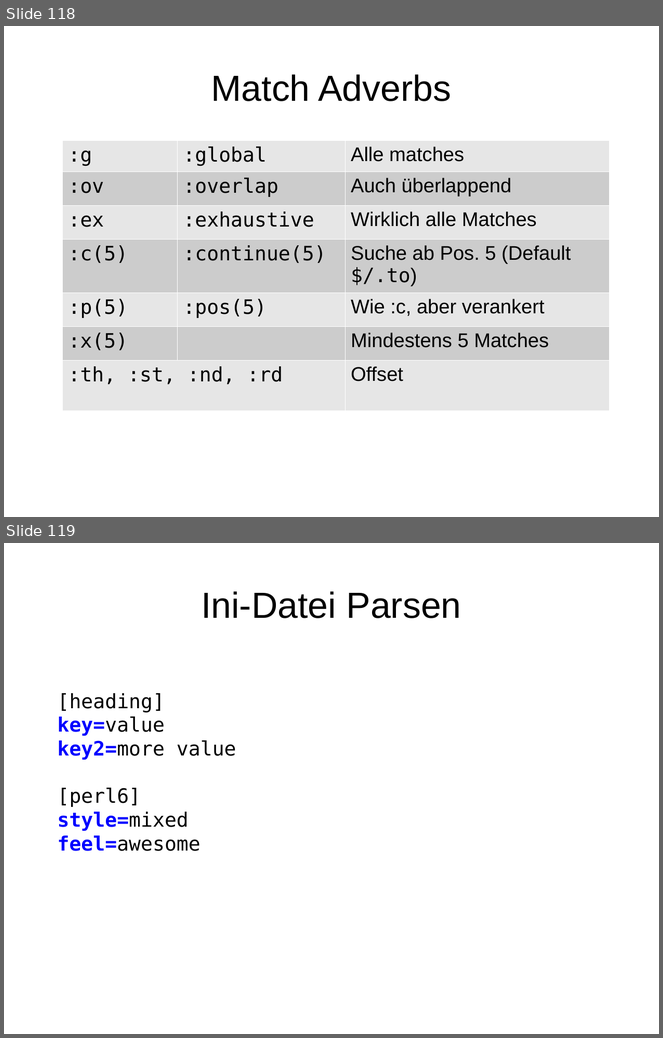
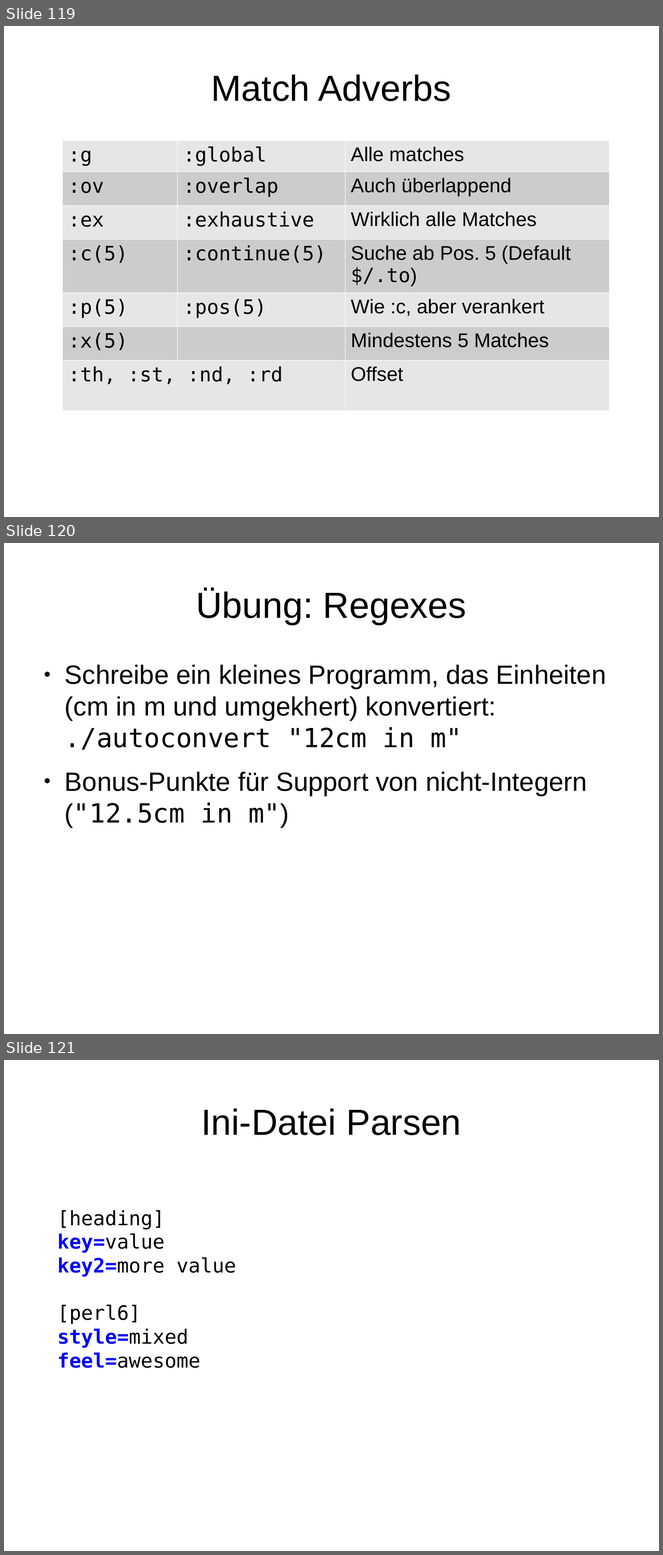
Before and after one commit to moritz/perl6-training-de, a slide deck: schulung.odp. Shown one above the other, each under a label of ours: slides 118 and 119 before the commit, slides 119, 120 and 121 after it. The pictures are 663x1038 and 663x1555 pixels, drawn with LibreOffice and Linux fonts; fonts in the diff are those of the drawing. Boxes give left, top, right and bottom in pixels: in the first picture for what was removed or moved away, otherwise in the second. Text is boxed around its words. In the diff, an @@ line names an element or a change of style, - is before the commit and + after.

```diff
--- a/schulung.odp
+++ b/schulung.odp
@@ slide 120 added at (4, 543, 659, 1034), background #FFFFFF @@
@@ title added at (196, 589, 467, 625), 44 pt, text #000000 @@
+Übung: Regexes
@@ text added at (65, 665, 607, 828), 32 pt, text #000000 @@
+● Schreibe ein kleines Programm, das Einheiten (cm in m und umgekhert) konvertiert: ./autoconvert "12cm in m"
+● Bonus-Punkte für Support von nicht-Integern ("12.5cm in m")
@@ what was slide 118 is now slide 119 @@
@@ what was slide 119 is now slide 121 @@
```
Also in this commit, not shown: 5 other slides added.
